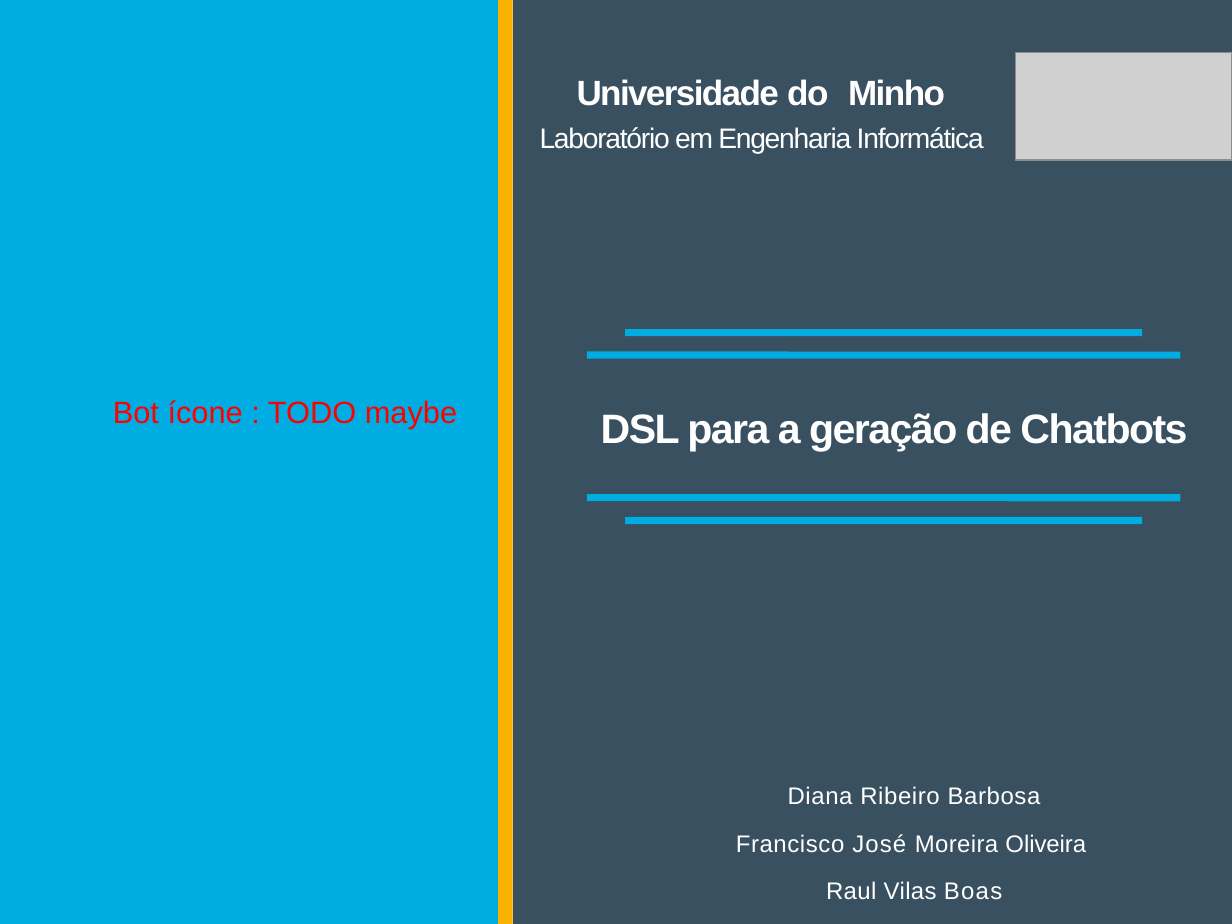
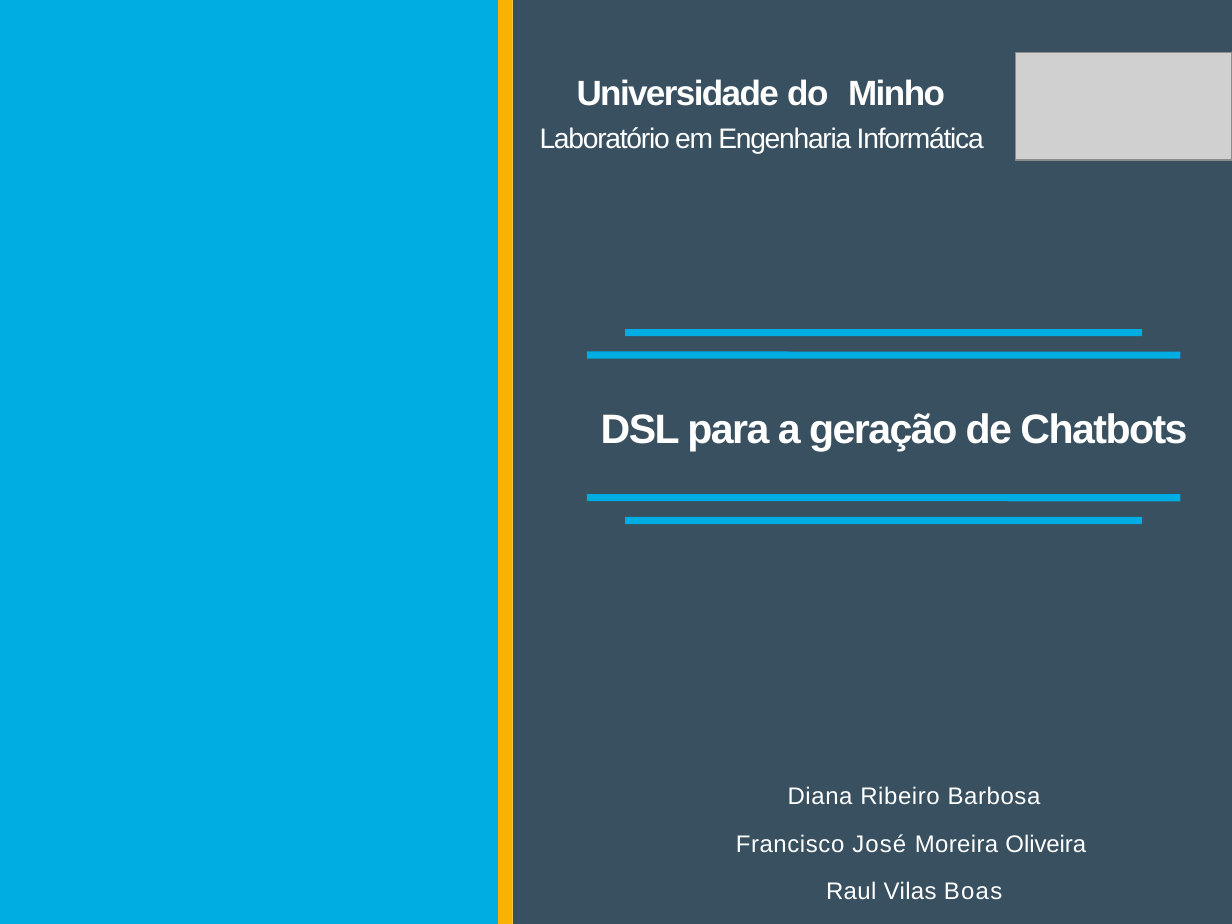
Before and after one commit to Tibblue/PLC, a slide deck: slide 1 of LEI/apresentações/apresLEI_raul.pptx. Drawn at 1232x924 pixels with LibreOffice and Linux fonts; fonts in the diff are those of the drawing; grey boxes stand for pictures; background and template pictures are left out. Boxes give left, top, right and bottom in pixels: in the first picture for what was removed or moved away, otherwise in the second. Text is boxed around its words. In the diff, an @@ line names an element or a change of style, - is before the commit and + after.

```diff
--- a/LEI/apresentações/apresLEI_raul.pptx
+++ b/LEI/apresentações/apresLEI_raul.pptx
@@ text removed at (x1=113, y1=400, x2=457, y2=429) @@
-Bot ícone : TODO maybe
```
Also in this commit, not shown: 5 other slides changed, 4 slides added, 3 slides removed.
